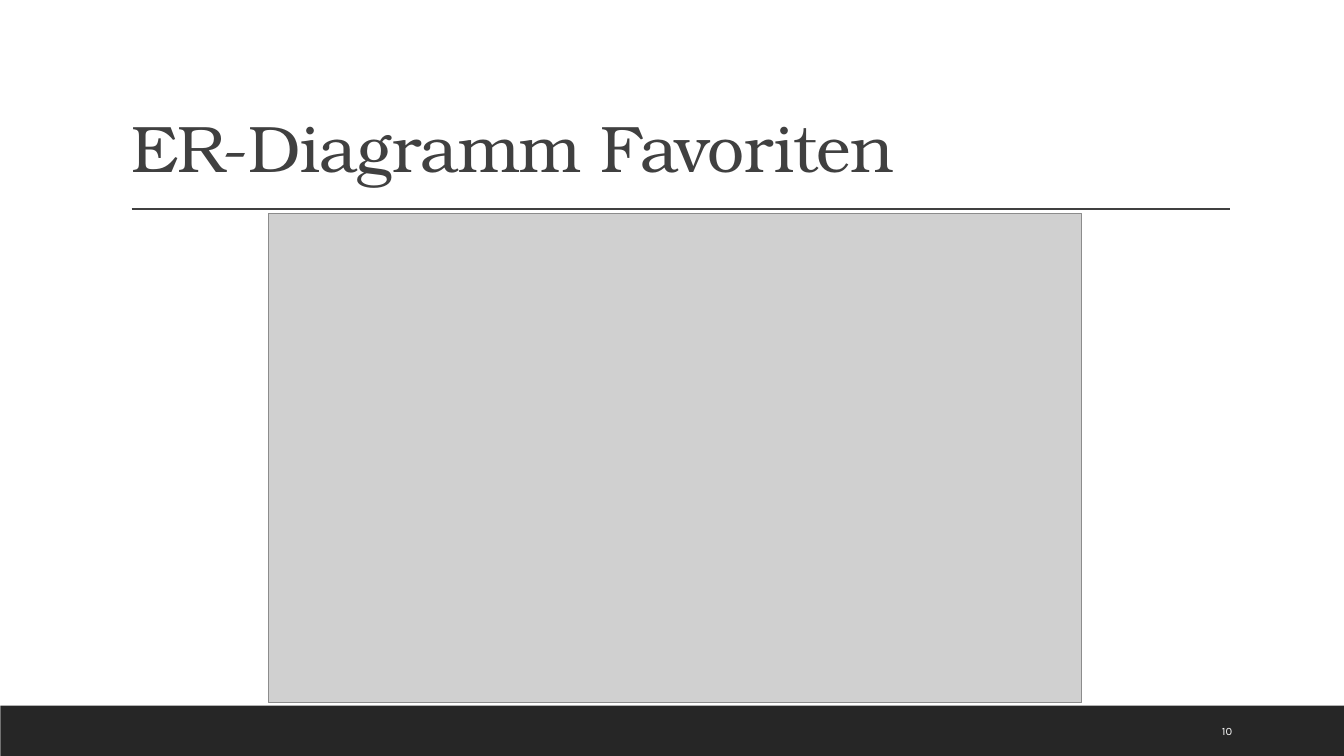
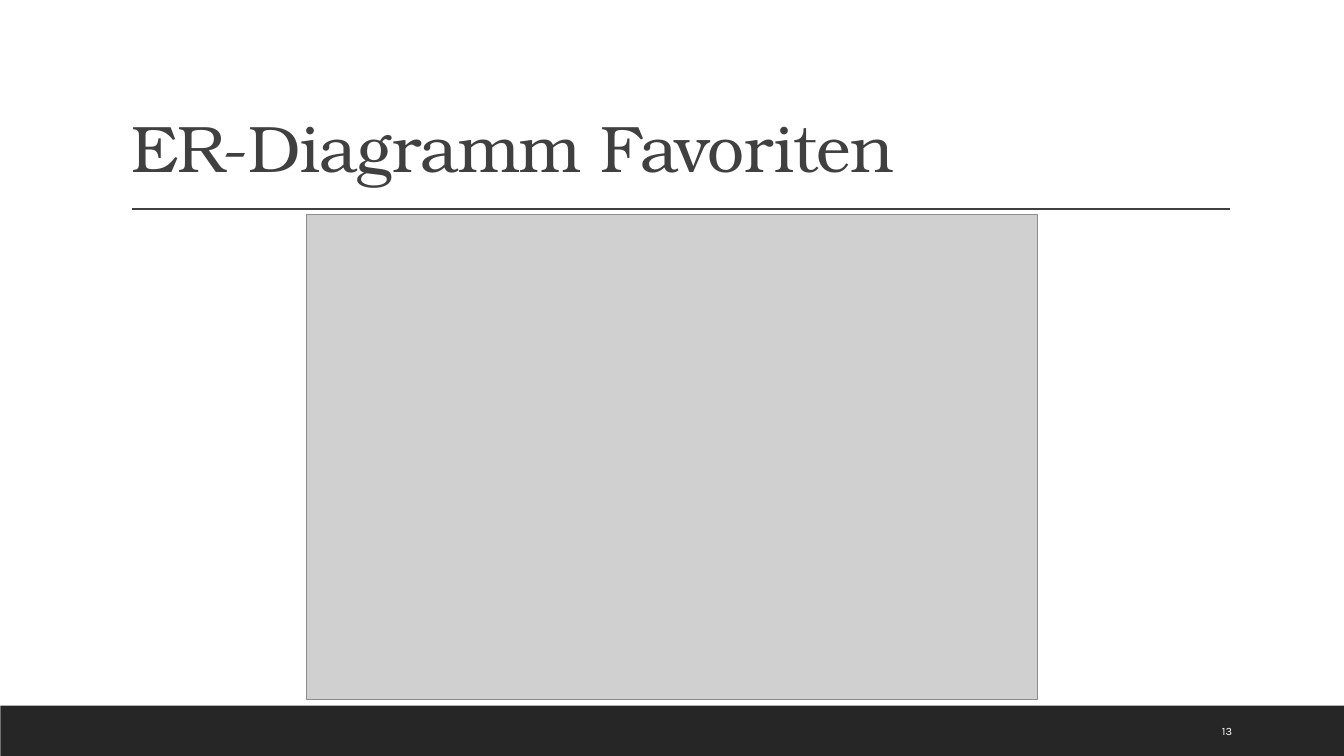
Before and after one commit to Kplacken/EPWS2020SerttasPlackenhohn, a slide deck: slide 13 of Audits/Audit 4/WS2020_SerttasPlackenhohn_Audit4.pptx (slide 10 before the commit). Drawn at 1344x756 pixels with LibreOffice and Linux fonts; fonts in the diff are those of the drawing; grey boxes stand for pictures. Boxes give left, top, right and bottom in pixels: in the first picture for what was removed or moved away, otherwise in the second. Text is boxed around its words. In the diff, an @@ line names an element or a change of style, - is before the commit and + after.

```diff
--- a/Audits/Audit 4/WS2020_SerttasPlackenhohn_Audit4.pptx
+++ b/Audits/Audit 4/WS2020_SerttasPlackenhohn_Audit4.pptx
@@ picture: place and size @@
-picture at (269, 213, 1083, 703)
+picture at (307, 215, 1037, 700)
@@ page number at (1222, 728, 1232, 735): text changed @@
-10
+13
```
Also in this commit, not shown: 3 other slides changed, 5 slides added.
